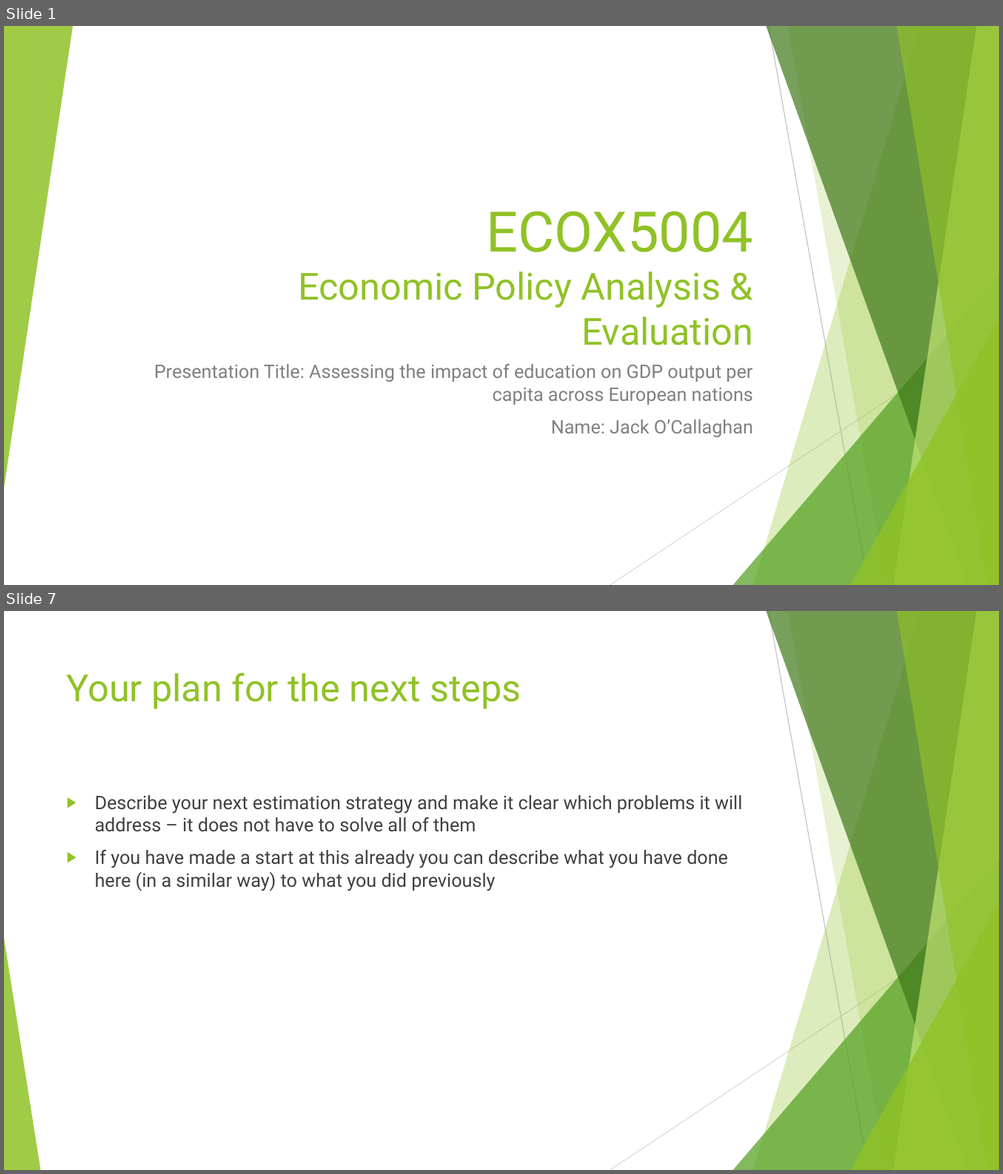
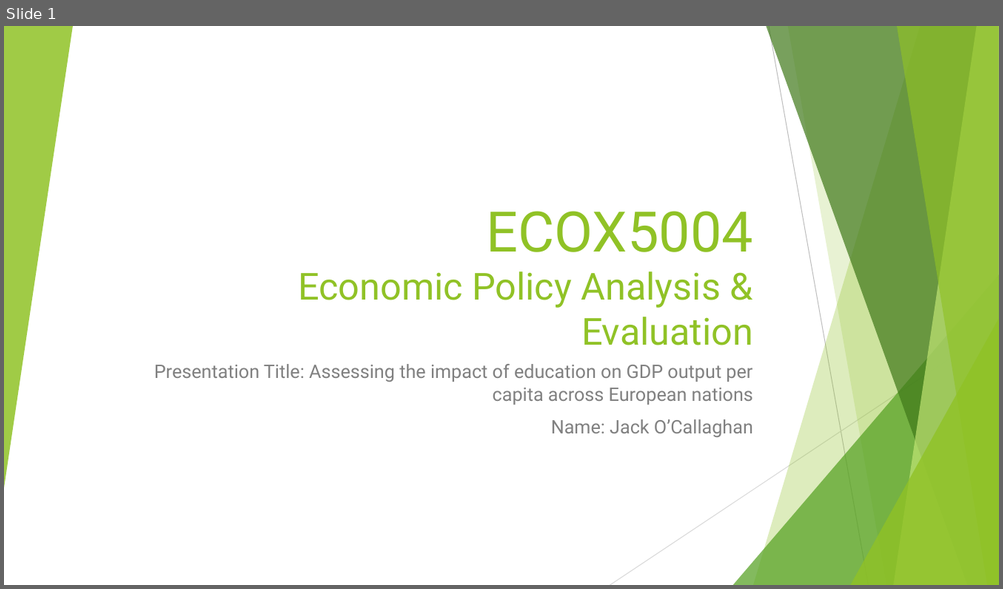
Before and after one commit to jack-n-ocallaghan/ecox-5004-analysis, a slide deck: ECOX5004 Pres 2 Proforma Slides - Jack O'Callaghan.pptx. Shown one above the other, each under a label of ours: slides 1 and 7 before the commit, slide 1 after it; the slides between them are not shown. The pictures are 1003x1174 and 1003x589 pixels, drawn with LibreOffice and Linux fonts; fonts in the diff are those of the drawing. Boxes give left, top, right and bottom in pixels: in the first picture for what was removed or moved away, otherwise in the second. Text is boxed around its words. In the diff, an @@ line names an element or a change of style, - is before the commit and + after.

```diff
--- a/ECOX5004 Pres 2 Proforma Slides - Jack O'Callaghan.pptx
+++ b/ECOX5004 Pres 2 Proforma Slides - Jack O'Callaghan.pptx
@@ slide 7 removed at <box>4,611,999,1170</box>, background #FFFFFF; not listed: 9 template elements that a slide beside it also shows @@
@@ title removed at <box>67,672,521,709</box> @@
-Your plan for the next steps
@@ text removed at <box>95,795,742,891</box> @@
-▶ Describe your next estimation strategy and make it clear which problems it will address – it does not have to solve all of them
-▶ If you have made a start at this already you can describe what you have done here (in a similar way) to what you did previously
@@ triangle removed at <box>4,939,40,1170</box> @@
```
Also in this commit, not shown: 4 slides changed, 4 slides added, 2 other slides removed, 3 other files.
